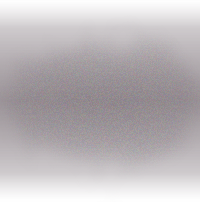
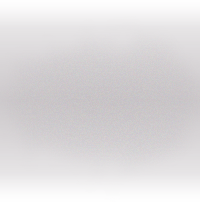
Before/after of a 200px x 202px layered artwork. What changed in the layer stack:
"mist": opacity 100% → 50% over <box>0,4,200,198</box>
